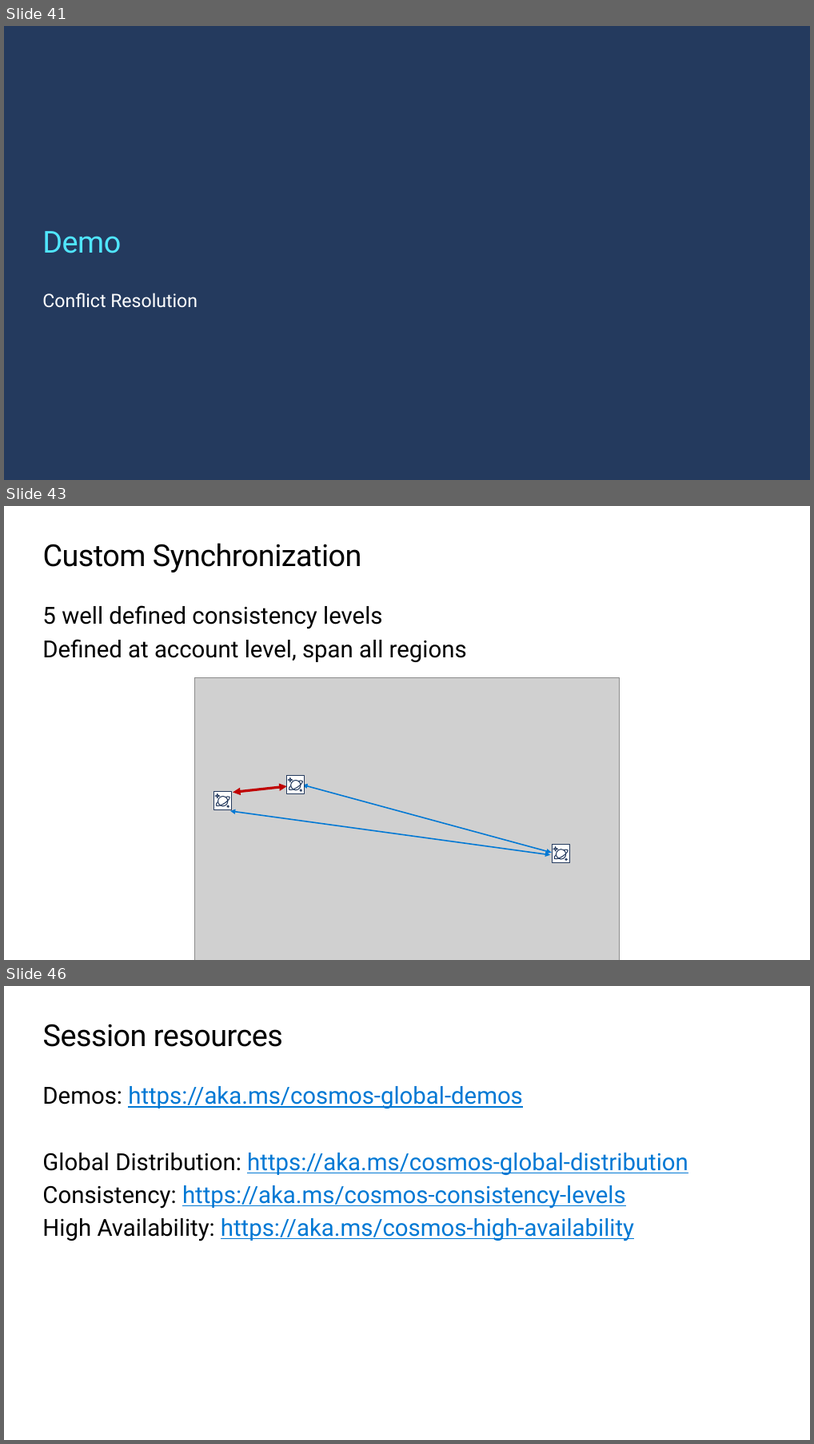
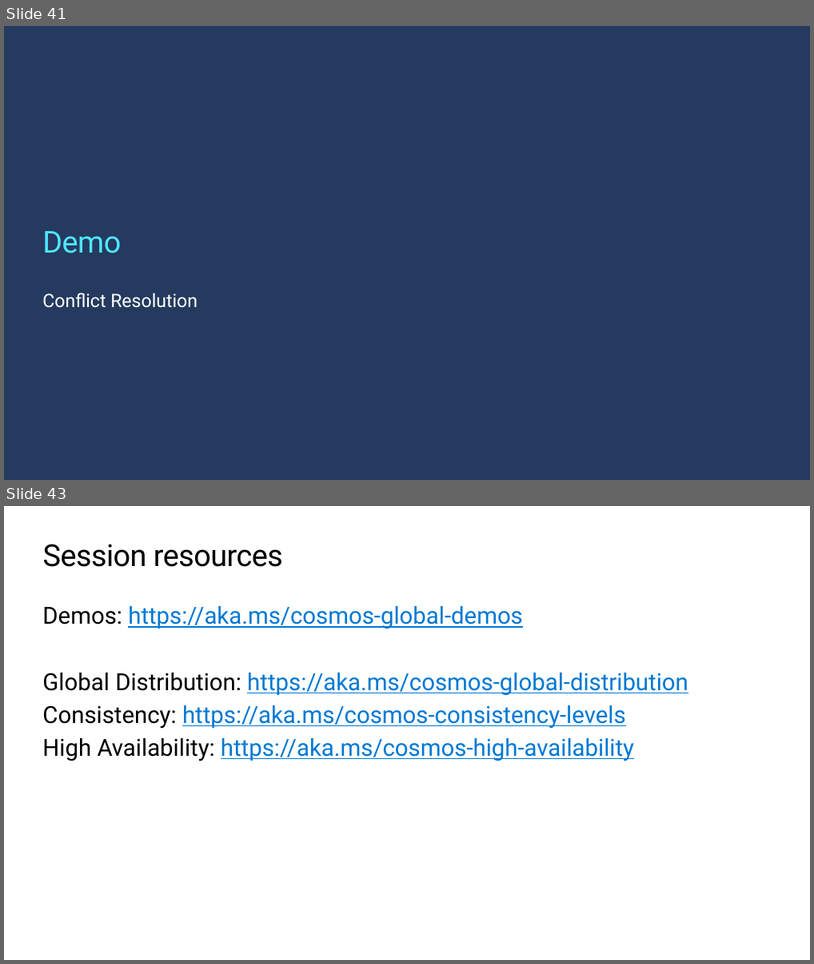
Before and after one commit to markjbrown/cosmos-global-distribution-demos, a slide deck: CosmosGlobalDistDemos/High-perf-apps-CosmosDB.pptx. Shown one above the other, each under a label of ours: slides 41, 43 and 46 before the commit, slides 41 and 43 after it; the slides between them are not shown. The pictures are 814x1444 and 814x964 pixels, drawn with LibreOffice and Linux fonts; fonts in the diff are those of the drawing; grey boxes stand for pictures; background and template pictures are left out. Boxes give left, top, right and bottom in pixels: in the first picture for what was removed or moved away, otherwise in the second. Text is boxed around its words. In the diff, an @@ line names an element or a change of style, - is before the commit and + after.

Commit message:
Remove Custom Sync

```diff
--- a/CosmosGlobalDistDemos/High-perf-apps-CosmosDB.pptx
+++ b/CosmosGlobalDistDemos/High-perf-apps-CosmosDB.pptx
@@ slide 43 removed at (x1=4, y1=506, x2=810, y2=960), background #FFFFFF @@
@@ title removed at (x1=43, y1=543, x2=362, y2=572) @@
-Custom Synchronization
@@ text removed at (x1=42, y1=605, x2=467, y2=662) @@
-5 well defined consistency levels
-Defined at account level, span all regions
@@ picture removed at (x1=194, y1=677, x2=620, y2=960) @@
@@ double arrow removed from (234, 792) to (287, 786) @@
@@ group removed at (x1=286, y1=776, x2=305, y2=793): 3 freeform shapes, 1 rectangle, 1 ellipse @@
@@ double arrow removed from (552, 852) to (303, 785) @@
@@ group removed at (x1=214, y1=792, x2=232, y2=810): 3 freeform shapes, 1 rectangle, 1 ellipse @@
@@ double arrow removed from (230, 811) to (551, 855) @@
@@ group removed at (x1=552, y1=844, x2=570, y2=862): 3 freeform shapes, 1 rectangle, 1 ellipse @@
@@ what was slide 46 is now slide 43 @@
```
Also in this commit, not shown: 7 slides changed, 2 slides added, 4 other slides removed, 6 other files.
